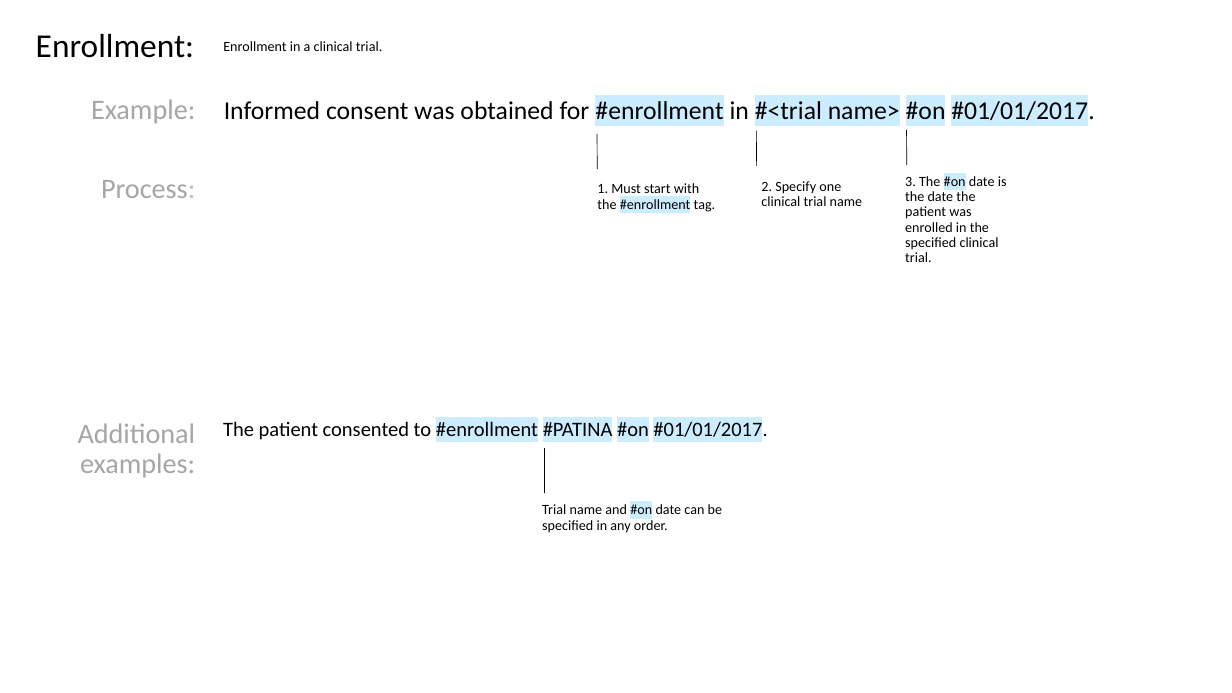
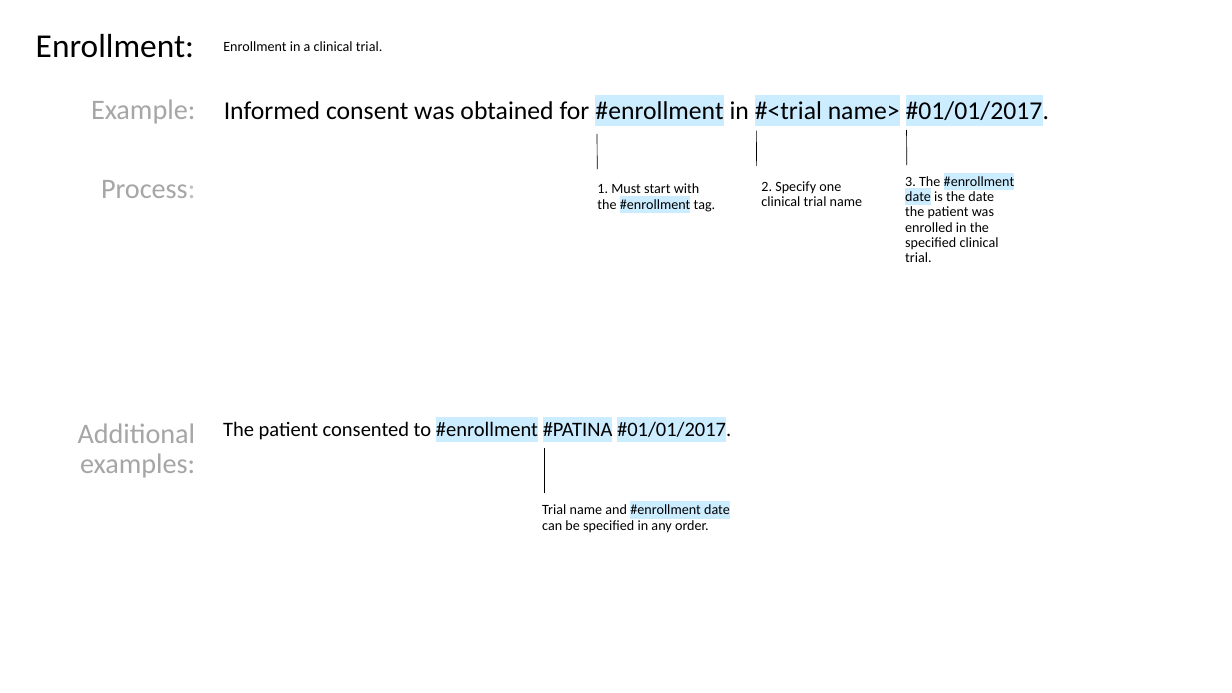
Before and after one commit to FluxNotes/flux, a slide deck: slide 5 of docs/Structured Phrase Format Descriptions.pptx. Drawn at 1232x693 pixels with LibreOffice and Linux fonts; fonts in the diff are those of the drawing. Boxes give left, top, right and bottom in pixels: in the first picture for what was removed or moved away, otherwise in the second. Text is boxed around its words. In the diff, an @@ line names an element or a change of style, - is before the commit and + after.

Commit message:
Updated cheat sheets (removed #on). Added cheat sheet for unenrolled and added form for hit in slim mode (currently just using the enrollment form). Fixed Shortcuts.json so no longer need #on for enrollment. Fixed broken tests for enrollment

```diff
--- a/docs/Structured Phrase Format Descriptions.pptx
+++ b/docs/Structured Phrase Format Descriptions.pptx
@@ text at (224, 98, 1049, 125): text changed @@
-Informed consent was obtained for #enrollment in #<trial name> #on #01/01/2017.
+Informed consent was obtained for #enrollment in #<trial name> #01/01/2017.
@@ text at (905, 176, 1014, 262): text changed @@
-3. The #on date is the date the patient was enrolled in the specified clinical trial.
+3. The #enrollment date is the date the patient was enrolled in the specified clinical trial.
@@ text at (223, 419, 731, 442): text changed @@
-The patient consented to #enrollment #PATINA #on #01/01/2017.
+The patient consented to #enrollment #PATINA #01/01/2017.
@@ text at (542, 504, 730, 533): text changed @@
-Trial name and #on date can be specified in any order.
+Trial name and #enrollment date can be specified in any order.
```
Also in this commit, not shown: 1 other slide changed, 12 other files.
